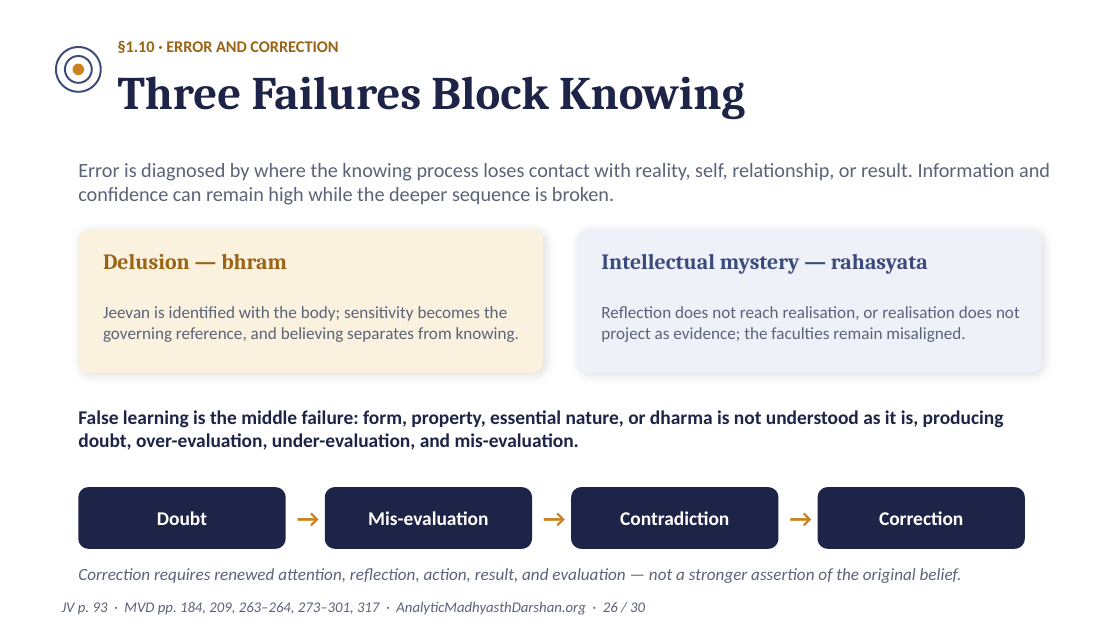
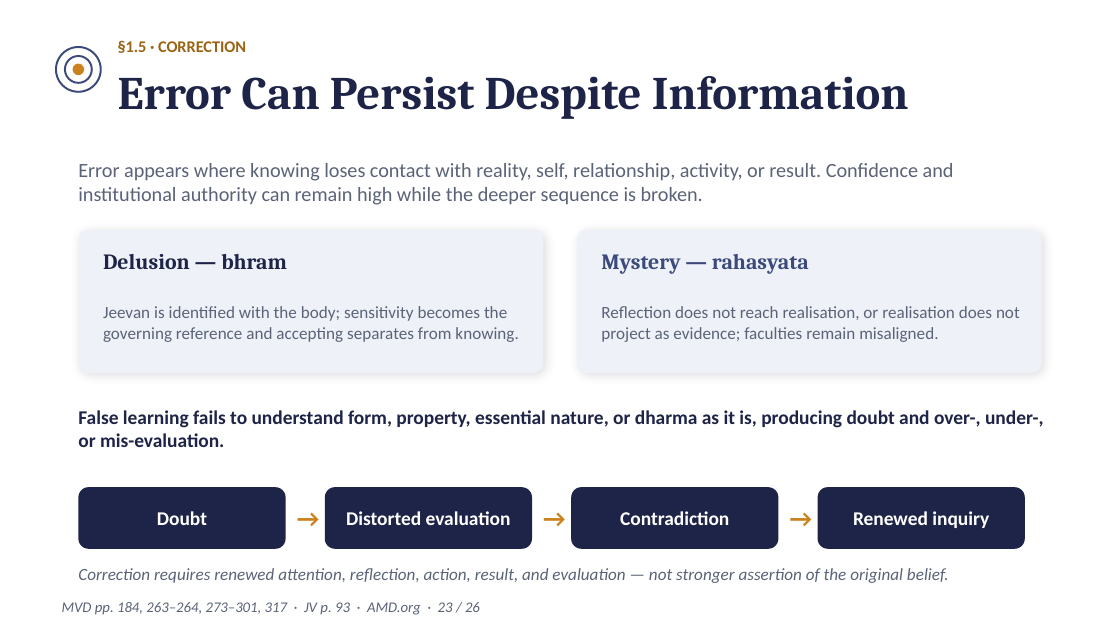
Before and after one commit to raghavamohan/AnalyticMadhyasthDarshan, a slide deck: slide 23 of Studies/The-Epistemology-of-Coexistence/The-Epistemology-of-Coexistence-Madhyasth-Darshan.pptx (slide 26 before the commit). Drawn at 1120x630 pixels with LibreOffice and Linux fonts; fonts in the diff are those of the drawing. Boxes give left, top, right and bottom in pixels: in the first picture for what was removed or moved away, otherwise in the second. Text is boxed around its words. In the diff, an @@ line names an element or a change of style, - is before the commit and + after.

Commit message:
Update epistemology Madhyasth Darshan deck

```diff
--- a/Studies/The-Epistemology-of-Coexistence/The-Epistemology-of-Coexistence-Madhyasth-Darshan.pptx
+++ b/Studies/The-Epistemology-of-Coexistence/The-Epistemology-of-Coexistence-Madhyasth-Darshan.pptx
@@ text at (x1=118, y1=40, x2=246, y2=53): text changed @@
-§1.10 · ERROR AND CORRECTION
+§1.5 · CORRECTION
@@ text at (x1=118, y1=76, x2=909, y2=119): text changed @@
-Three Failures Block Knowing
+Error Can Persist Despite Information
@@ text at (x1=78, y1=163, x2=954, y2=205): text changed @@
-Error is diagnosed by where the knowing process loses contact with reality, self, relationship, or result. Information and confidence can remain high while the deeper sequence is broken.
+Error appears where knowing loses contact with reality, self, relationship, activity, or result. Confidence and institutional authority can remain high while the deeper sequence is broken.
@@ rounded rectangle at (x1=78, y1=230, x2=543, y2=373): fill #FAF1DF to #EEF1F8 @@
@@ text "Delusion — bhram" at (x1=103, y1=254, x2=287, y2=269): text colour #9A6414 to #1E2447 @@
@@ text at (x1=601, y1=254, x2=809, y2=274): text changed @@
-Intellectual mystery — rahasyata
+Mystery — rahasyata
@@ text at (x1=103, y1=306, x2=518, y2=342): text changed @@
-Jeevan is identified with the body; sensitivity becomes the governing reference, and believing separates from knowing.
+Jeevan is identified with the body; sensitivity becomes the governing reference and accepting separates from knowing.
@@ text at (x1=601, y1=306, x2=1020, y2=342): text changed @@
-Reflection does not reach realisation, or realisation does not project as evidence; the faculties remain misaligned.
+Reflection does not reach realisation, or realisation does not project as evidence; faculties remain misaligned.
@@ text at (x1=78, y1=410, x2=1043, y2=447): text changed @@
-False learning is the middle failure: form, property, essential nature, or dharma is not understood as it is, producing doubt, over-evaluation, under-evaluation, and mis-evaluation.
+False learning fails to understand form, property, essential nature, or dharma as it is, producing doubt and over-, under-, or mis-evaluation.
@@ text at (x1=346, y1=511, x2=511, y2=525): text changed @@
-Mis-evaluation
+Distorted evaluation
@@ text at (x1=853, y1=511, x2=989, y2=528): text changed @@
-Correction
+Renewed inquiry
@@ text at (x1=78, y1=568, x2=949, y2=583): text changed @@
-Correction requires renewed attention, reflection, action, result, and evaluation — not a stronger assertion of the original belief.
+Correction requires renewed attention, reflection, action, result, and evaluation — not stronger assertion of the original belief.
@@ text at (x1=62, y1=602, x2=480, y2=615): text changed @@
-JV p. 93 · MVD pp. 184, 209, 263–264, 273–301, 317 · AnalyticMadhyasthDarshan.org · 26 / 30
+MVD pp. 184, 263–264, 273–301, 317 · JV p. 93 · AMD.org · 23 / 26
```
Also in this commit, not shown: 17 other slides changed, 8 slides added, 12 slides removed, 5 other files.
